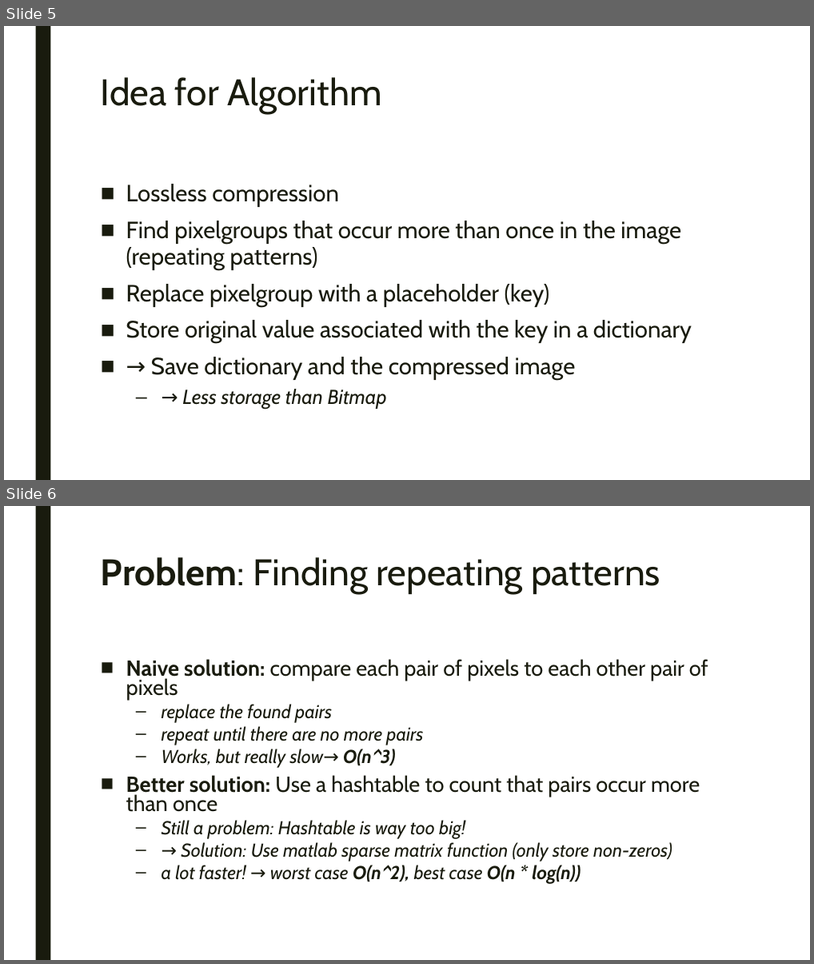
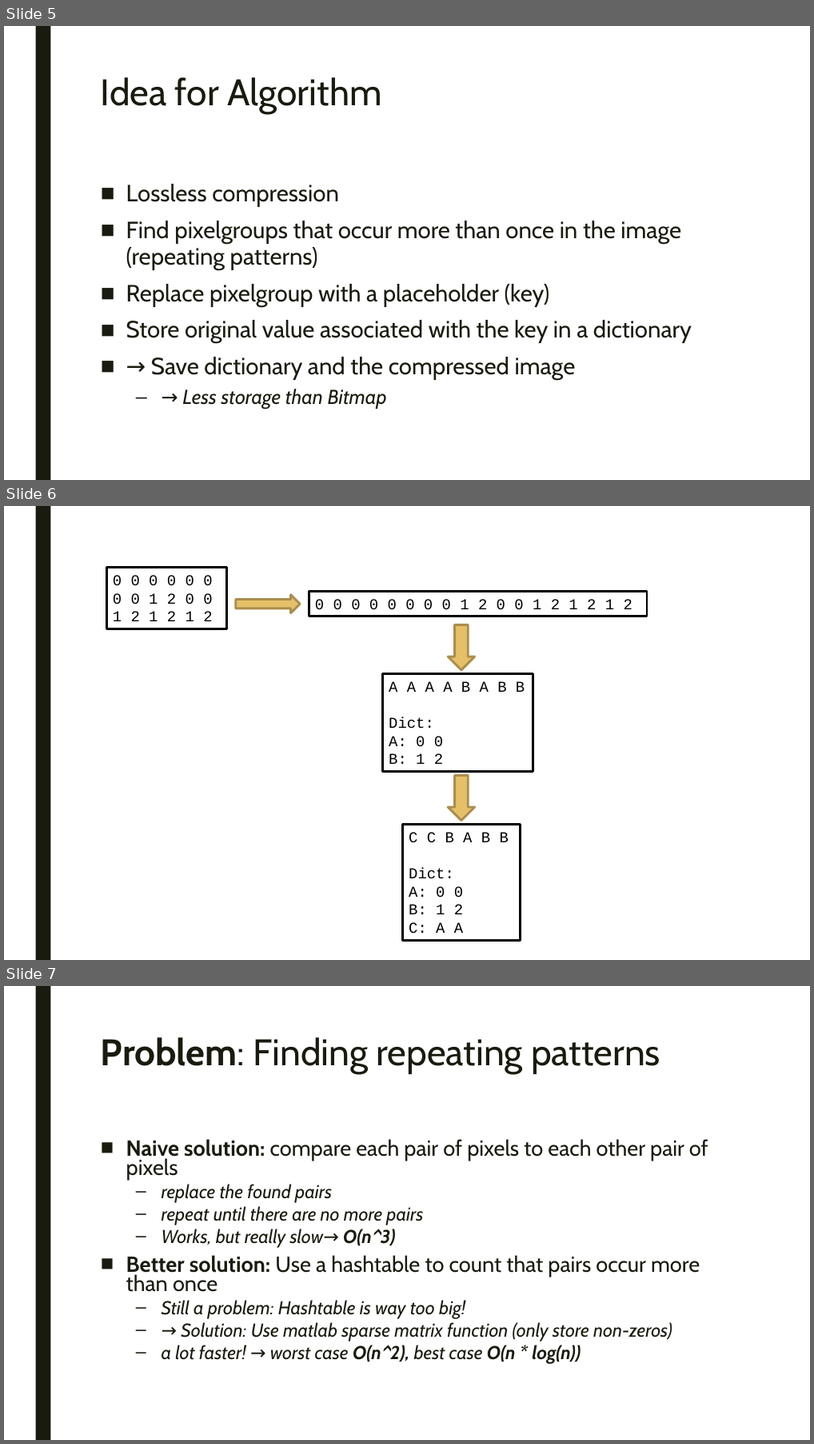
Before and after one commit to BenHorner96/CVSNU_image_compression, a slide deck: presentation.pptx. Shown one above the other, each under a label of ours: slides 5 and 6 before the commit, slides 5, 6 and 7 after it. The pictures are 814x964 and 814x1444 pixels, drawn with LibreOffice and Linux fonts; fonts in the diff are those of the drawing. Boxes give left, top, right and bottom in pixels: in the first picture for what was removed or moved away, otherwise in the second. Text is boxed around its words. In the diff, an @@ line names an element or a change of style, - is before the commit and + after.

```diff
--- a/presentation.pptx
+++ b/presentation.pptx
@@ slide 6 added at [4,506,810,960], background #FFFFFF; not listed: 1 template element that a slide beside it also shows @@
@@ rectangle added at [107,568,226,629], fill #FFFFFF, outline #000000 2.75 pt, 18 pt, text #000000 @@
+0 0 0 0 0 0
+0 0 1 2 0 0
+1 2 1 2 1 2
@@ right arrow added at [236,594,300,612], fill #E6C069, outline #AA8E4E 2.75 pt @@
@@ rectangle added at [310,592,648,616], fill #FFFFFF, outline #000000 2.75 pt, 18 pt, text #000000 @@
+0 0 0 0 0 0 0 0 1 2 0 0 1 2 1 2 1 2
@@ down arrow added at [449,624,475,670], fill #E6C069, outline #AA8E4E 2.75 pt @@
@@ rectangle added at [383,673,534,772], fill #FFFFFF, outline #000000 2.75 pt, 18 pt, text #000000 @@
+A A A A B A B B
+Dict:
+A: 0 0
+B: 1 2
@@ down arrow added at [449,776,475,820], fill #E6C069, outline #AA8E4E 2.75 pt @@
@@ rectangle added at [403,824,521,940], fill #FFFFFF, outline #000000 2.75 pt, 18 pt, text #000000 @@
+C C B A B B
+Dict:
+A: 0 0
+B: 1 2
+C: A A
@@ what was slide 6 is now slide 7 @@
```
Also in this commit, not shown: 1 slide changed.
